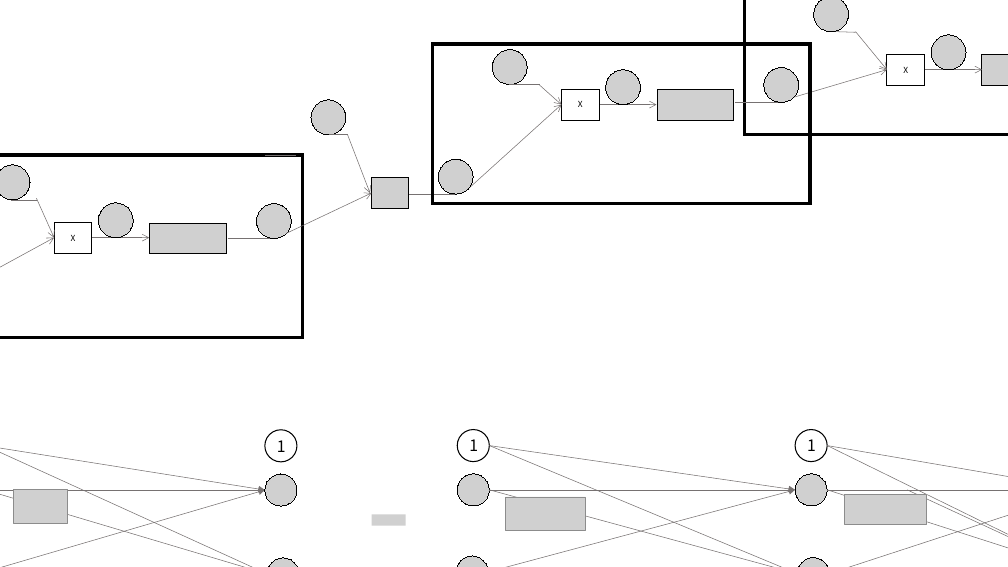
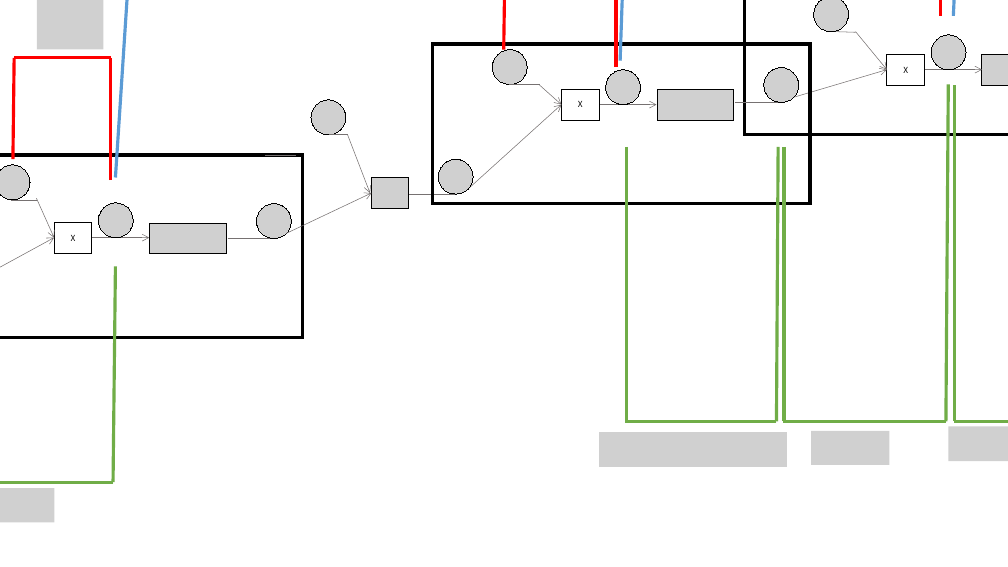
Before and after one commit to JeongJaeyoung/iintheworld-update1, a slide deck: slide 30 of main/iandcomputer/design-control/img/나와 컴퓨터 이미지 자료풀.pptx. Drawn at 1008x567 pixels with LibreOffice and Linux fonts; fonts in the diff are those of the drawing; grey boxes stand for pictures; background and template pictures are left out. Boxes give left, top, right and bottom in pixels: in the first picture for what was removed or moved away, otherwise in the second. Text is boxed around its words. In the diff, an @@ line names an element or a change of style, - is before the commit and + after.

```diff
--- a/main/iandcomputer/design-control/img/나와 컴퓨터 이미지 자료풀.pptx
+++ b/main/iandcomputer/design-control/img/나와 컴퓨터 이미지 자료풀.pptx
@@ group added at (0,0,1008,482): 19 lines, 4 pictures @@
@@ picture: place and size @@
-picture at (14,489,68,523)
+picture at (0,488,54,523)
@@ group removed at (0,430,1008,567): 16 arrows, 9 pictures, 3 ellipses @@
-1
-1
-1
```
Also in this commit, not shown: 10 other files.
